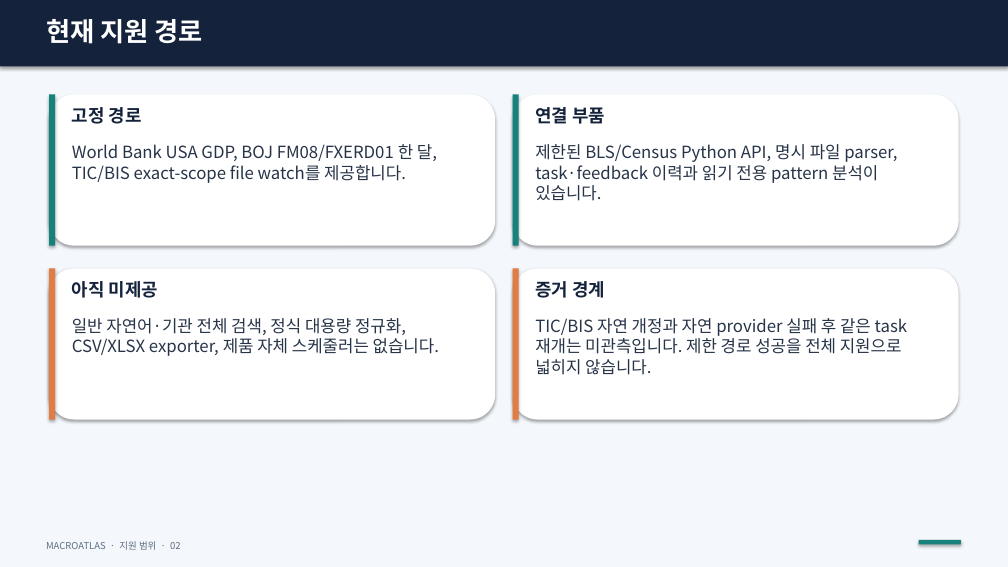
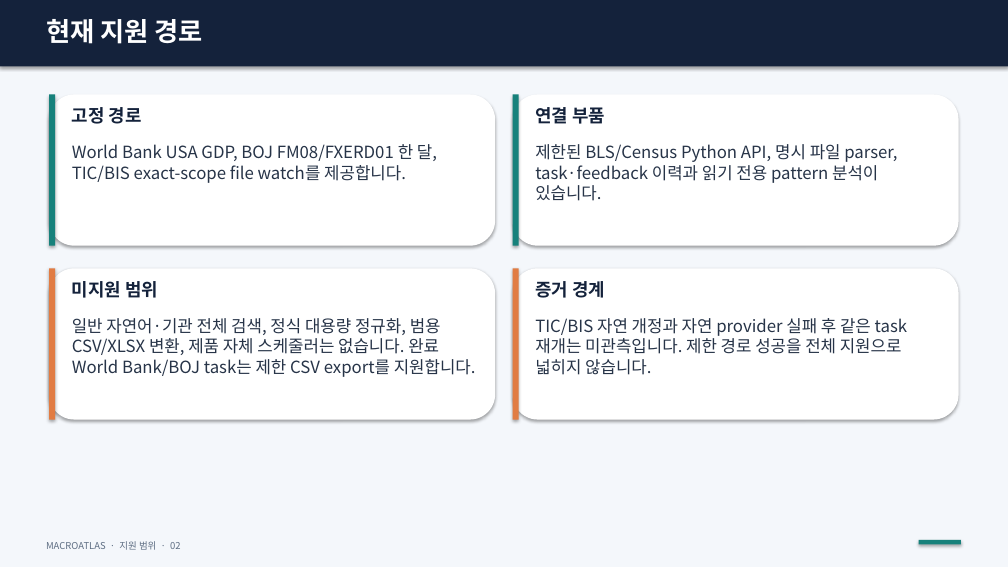
Before and after one commit to jaeu983-lang/MacroAtlas, a slide deck: slide 2 of docs/MacroAtlas_User_Guide.pptx. Drawn at 1008x567 pixels with LibreOffice and Linux fonts; fonts in the diff are those of the drawing. Boxes give left, top, right and bottom in pixels: in the first picture for what was removed or moved away, otherwise in the second. Text is boxed around its words. In the diff, an @@ line names an element or a change of style, - is before the commit and + after.

Commit message:
Add verified World Bank and BOJ CSV export

```diff
--- a/docs/MacroAtlas_User_Guide.pptx
+++ b/docs/MacroAtlas_User_Guide.pptx
@@ text at (x1=72, y1=281, x2=158, y2=298): text changed @@
-아직 미제공
+미지원 범위
@@ text at (x1=72, y1=318, x2=476, y2=377): text changed @@
-일반 자연어·기관 전체 검색, 정식 대용량 정규화, CSV/XLSX exporter, 제품 자체 스케줄러는 없습니다.
+일반 자연어·기관 전체 검색, 정식 대용량 정규화, 범용 CSV/XLSX 변환, 제품 자체 스케줄러는 없습니다. 완료 World Bank/BOJ task는 제한 CSV export를 지원합니다.
```
Also in this commit, not shown: 3 other slides changed, 17 other files.
